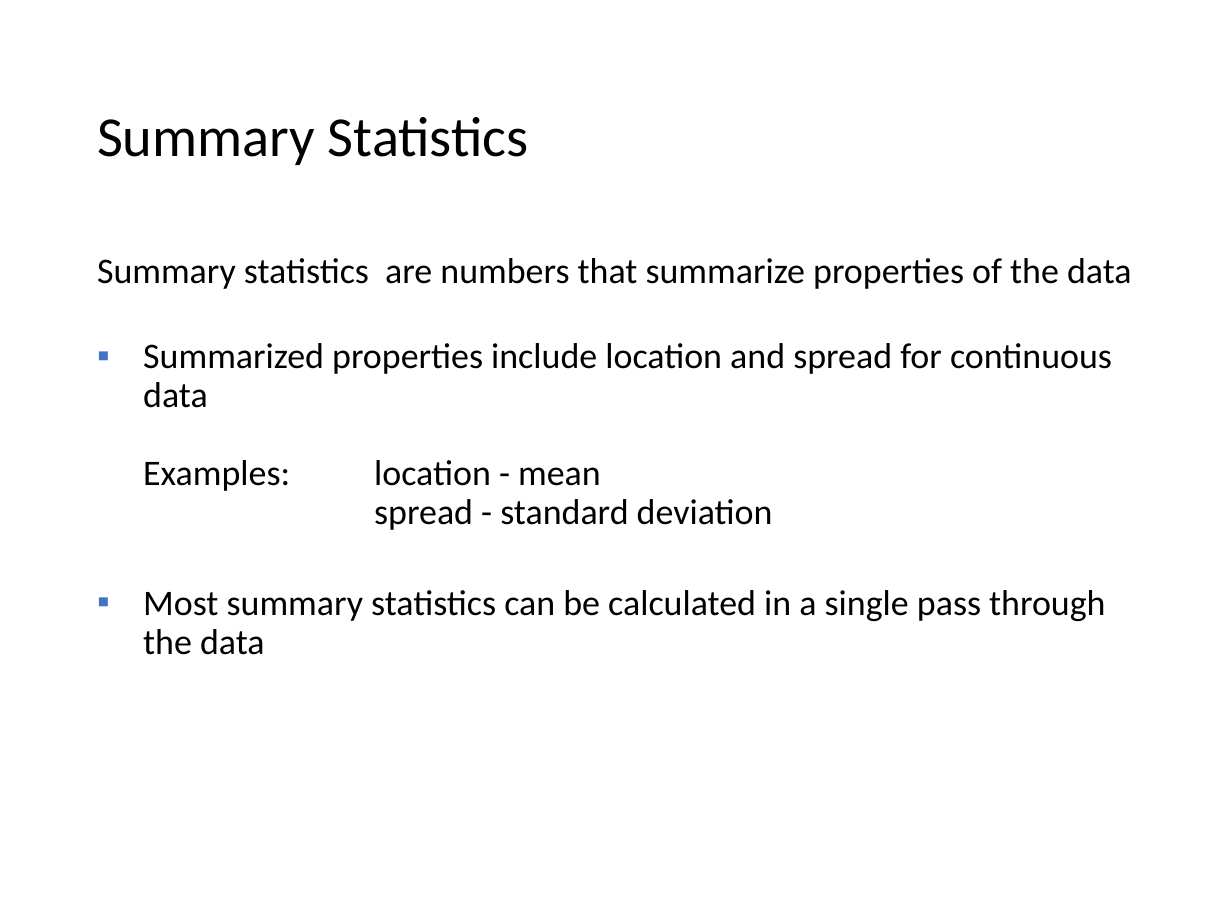
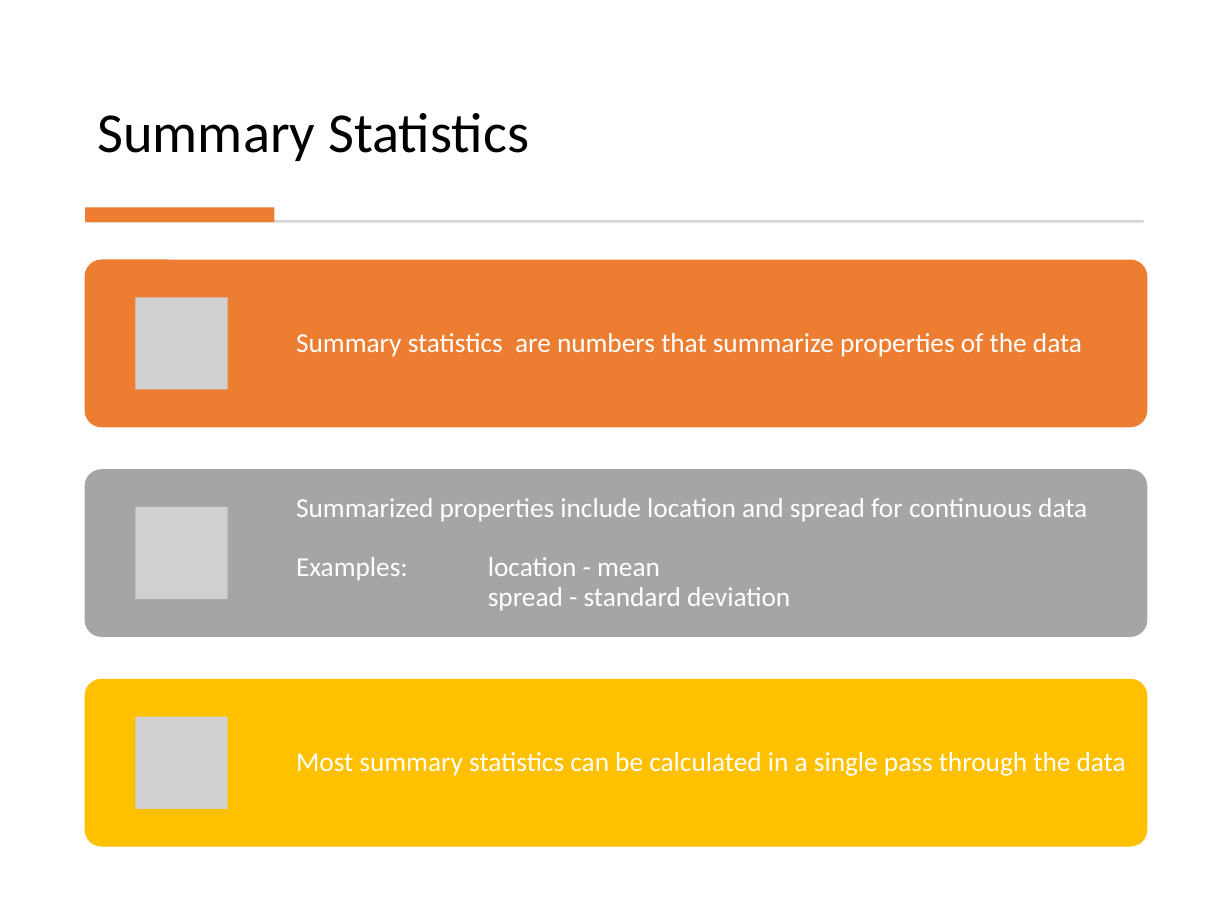
Before and after one commit to mhahsler/Introduction_to_Data_Mining_R_Examples, a slide deck: slide 8 of slides/chap2_exploration.pptx. Drawn at 1232x924 pixels with LibreOffice and Linux fonts; fonts in the diff are those of the drawing; grey boxes stand for pictures. Boxes give left, top, right and bottom in pixels: in the first picture for what was removed or moved away, otherwise in the second. Text is boxed around its words. In the diff, an @@ line names an element or a change of style, - is before the commit and + after.

```diff
--- a/slides/chap2_exploration.pptx
+++ b/slides/chap2_exploration.pptx
@@ title "Summary Statistics" at (97, 113, 529, 161): vertical alignment middle to bottom @@
@@ rectangle added at (85, 207, 275, 222), fill #ED7D31 @@
@@ rectangle added at (87, 221, 1143, 223), fill #D5D5D5 @@
@@ text removed at (97, 258, 1132, 655) @@
-Summary statistics are numbers that summarize properties of the data
-▪ Summarized properties include location and spread for continuous data
-  Examples: location - mean
-  spread - standard deviation
-▪ Most summary statistics can be calculated in a single pass through the data
@@ group added at (85, 260, 1147, 846): 3 rounded rectangles, 3 pictures, 3 texts @@
+Summary statistics are numbers that summarize properties of the data
+Summarized properties include location and spread for continuous data
+Examples: location - mean
+spread - standard deviation
+Most summary statistics can be calculated in a single pass through the data
```
Also in this commit, not shown: 21 other slides changed, 3 slides added, 2 other files.
